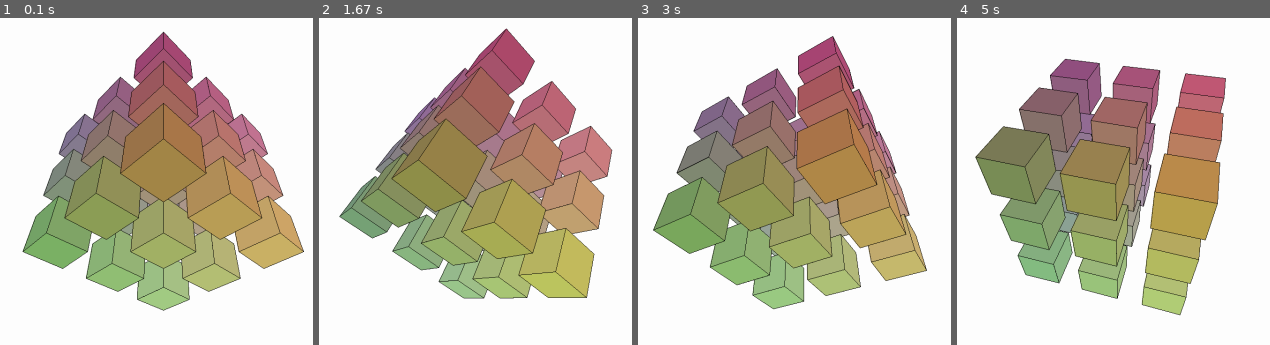
Above: before the commit, frames 1-4 (left to right).
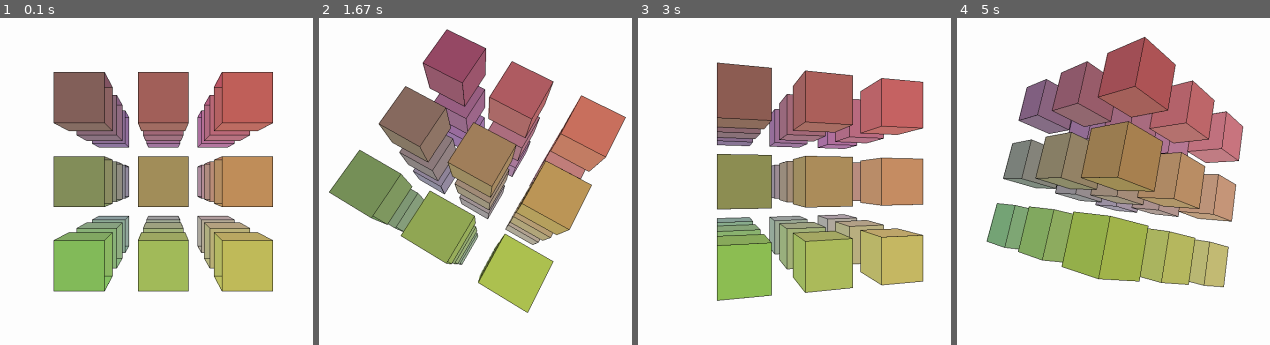
Above: after the commit, the same moments.

Repository: Gekoga1/pygame_3D_cubes
Game: pygame game, started from main.py
The game is run twice, just before and just after one commit, with the same random seed, the same clock (stepped at 60 frames per second) and the same inputs.
Inputs:
- Up to frame 1 (0.1 s): no input
- Up to frame 2 (1.67 s): hold D 0.33-0.8 s; hold W 0.83-1.13 s; hold D 1.17-1.63 s
- Up to frame 3 (3 s): hold A 1.67-2.2 s; tap E at 1.82 s; hold S 2.23-2.53 s; hold A 2.57-2.97 s
- Up to frame 4 (5 s): hold W 3-3.37 s; tap E at 3.15, 4.62 s; hold D 3.4-4.03 s; hold S 4.07-4.43 s; hold A 4.47-4.93 s; hold D from 4.97 s (still down)

The runs differ from the first frame. In frame 1, 38% of the frame differs, in the area x 7-98%, y 3-90%; in frame 2, 38%; in frame 3, 37%; in frame 4, 37%.

Commit message:
3D matrix parser function
-comments will help understand it

Diff:
--- a/main.py
+++ b/main.py
@@ -57,7 +57,7 @@
         self.meshes = mehses
         self.fov = fov
         self.distance = distance
-        self.euler_angles = [45, 45, 0]
+        self.euler_angles = [0, 0, 0]
 
     def transform_vertices(self, vertices, width, height):
         transformed_vertices = vertices
@@ -83,24 +83,30 @@
             pygame.draw.polygon(surface, (0, 0, 0), poly[0], 1)
 
 
+def matrix_to_origins(matrix: list[list[list[int]]]) -> list[tuple[int, int, int]]:
+    output = []
+    for z, depth in zip(range(-(len(matrix) // 2), len(matrix) // 2 + 1), matrix):
+        for y, column in zip(range(-(len(depth) // 2), len(depth) // 2 + 1), depth):
+            for x, cell in zip(range(-(len(column) // 2), len(column) // 2 + 1), column):
+                if cell > 0:
+                    output.append((x, y, z))
+    return output
+
+
 # base cube properties
 vertices = [(-1, -1, 1), (1, -1, 1), (1, 1, 1), (-1, 1, 1), (-1, -1, -1), (1, -1, -1), (1, 1, -1), (-1, 1, -1)]
 faces = [(0, 1, 2, 3), (1, 5, 6, 2), (5, 4, 7, 6), (4, 0, 3, 7), (3, 2, 6, 7), (1, 0, 4, 5)]
 
-# cube matrix
-cube_origins = [
-    (-1, -1, 0), (0, -1, 0), (1, -1, 0),
-    (-1, 0, 0), (0, 0, 0), (1, 0, 0),
-    (-1, 1, 0), (0, 1, 0), (1, 1, 0),
-
-    (-1, -1, 1), (0, -1, 1), (1, -1, 1),
-    (-1, 0, 1), (0, 0, 1), (1, 0, 1),
-    (-1, 1, 1), (0, 1, 1), (1, 1, 1),
-
-    (-1, -1, -1), (0, -1, -1), (1, -1, -1),
-    (-1, 0, -1), (0, 0, -1), (1, 0, -1),
-    (-1, 1, -1), (0, 1, -1), (1, 1, -1)
-]
+# cube matrix, input = 3D matrix
+# z: [y: [x: value, x: value, x: value], y: [x: value, x: value, x: value], y: [x: value, x: value, x: value]]
+# z: [y: [x: value, x: value, x: value], y: [x: value, x: value, x: value], y: [x: value, x: value, x: value]]
+# z: [y: [x: value, x: value, x: value], y: [x: value, x: value, x: value], y: [x: value, x: value, x: value]]
+# value = cost of cube (2, 4, 8, 16, 32, etc)
+cube_origins = matrix_to_origins([
+    [[1, 1, 1], [1, 1, 1], [1, 1, 1]],
+    [[1, 1, 1], [1, 1, 1], [1, 1, 1]],
+    [[1, 1, 1], [1, 1, 1], [1, 1, 1]]
+])
 
 meshes = []
 for origin in cube_origins:
